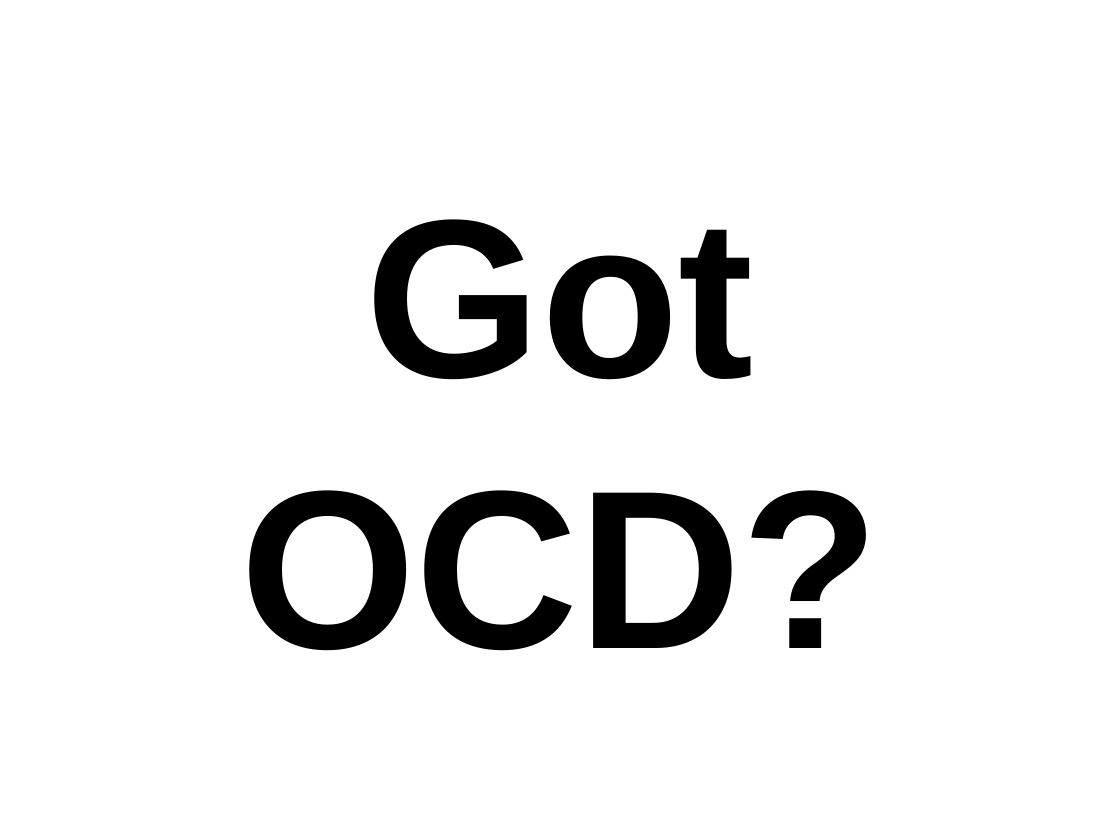
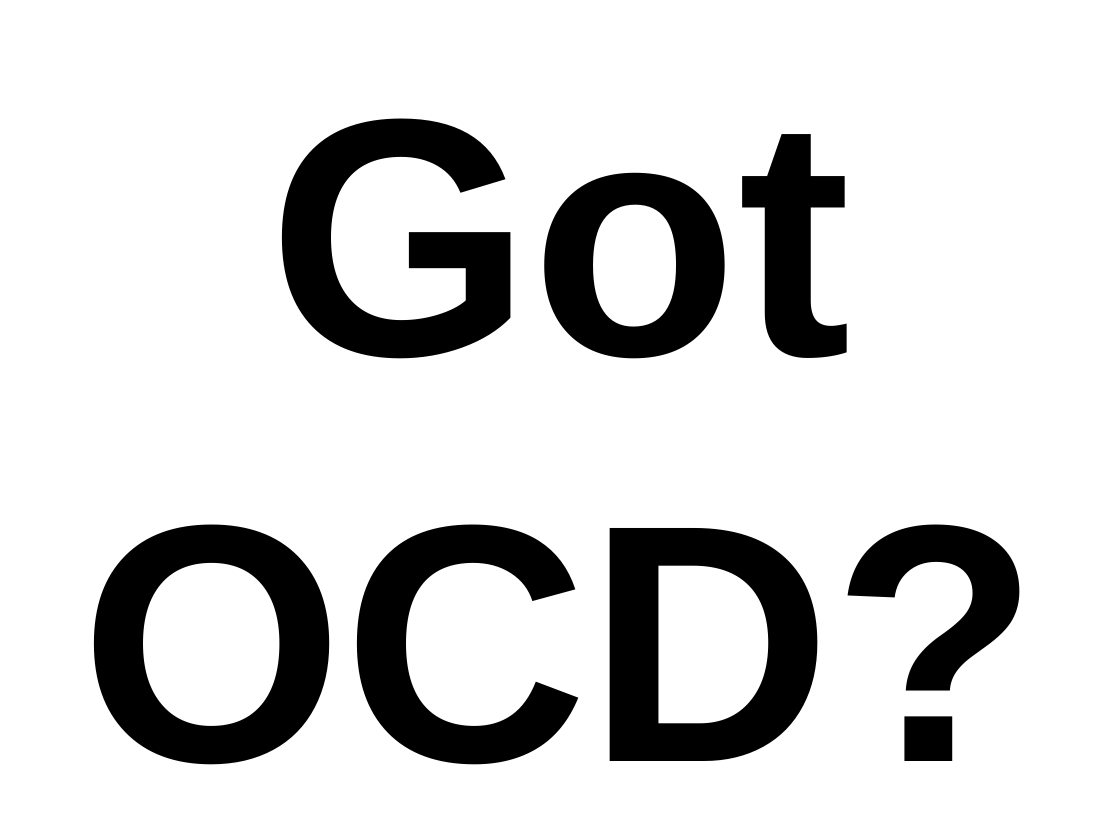
Before and after one commit to thewoolleyman/ci_for_the_rails_guy_or_gal, a slide deck: slide 21 of presentation/ci_for_the_web_2.0_guy_or_gal.odp. Drawn at 1120x840 pixels with LibreOffice and Linux fonts; fonts in the diff are those of the drawing. Boxes give left, top, right and bottom in pixels: in the first picture for what was removed or moved away, otherwise in the second. Text is boxed around its words. In the diff, an @@ line names an element or a change of style, - is before the commit and + after.

```diff
--- a/presentation/ci_for_the_web_2.0_guy_or_gal.odp
+++ b/presentation/ci_for_the_web_2.0_guy_or_gal.odp
@@ title "Got OCD?" at bbox=[80, 118, 1039, 765]: size 160 to 240 pt @@
```
Also in this commit, not shown: 1 other slide changed.
